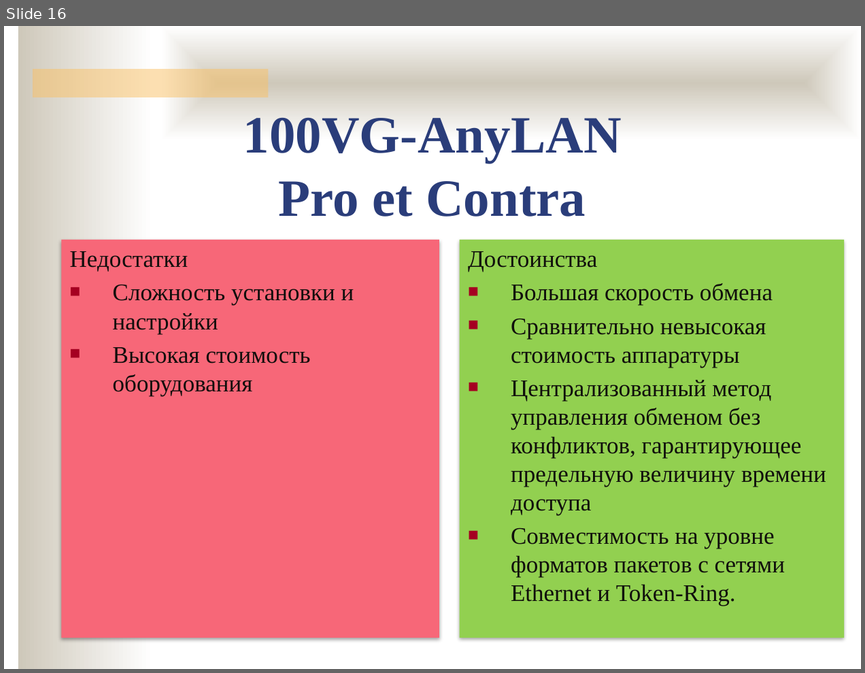
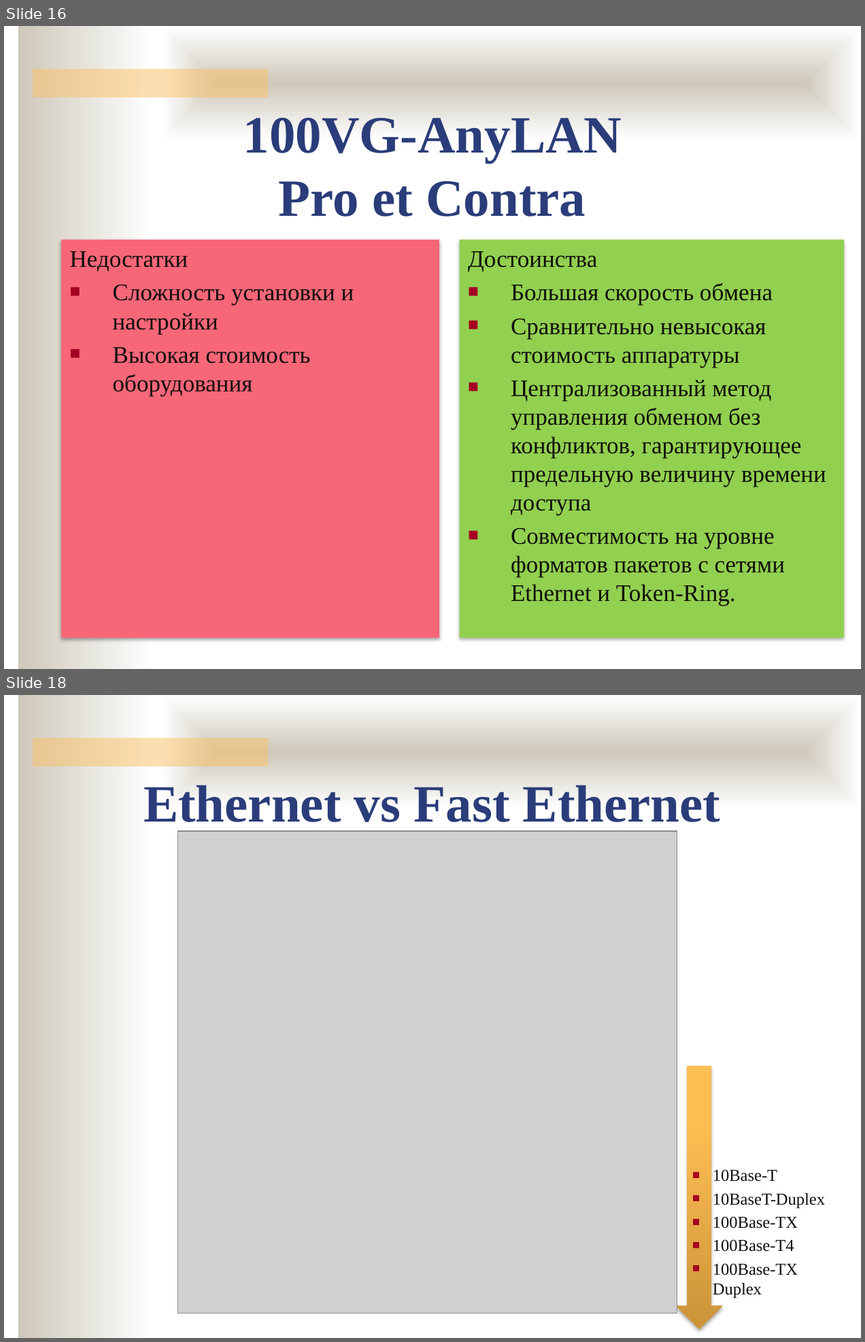
Before and after one commit to ukoloff/nets, a slide deck: 06.pptx. Shown one above the other, each under a label of ours: slide 16 before the commit, slides 16 and 18 after it; the slides between them are not shown. The pictures are 865x673 and 865x1342 pixels, drawn with LibreOffice and Linux fonts; fonts in the diff are those of the drawing; grey boxes stand for pictures; background and template pictures are left out. Boxes give left, top, right and bottom in pixels: in the first picture for what was removed or moved away, otherwise in the second. Text is boxed around its words. In the diff, an @@ line names an element or a change of style, - is before the commit and + after.

```diff
--- a/06.pptx
+++ b/06.pptx
@@ slide 18 added at (4, 695, 861, 1338), background #FFFFFF; not listed: 3 template elements that a slide beside it also shows @@
@@ text added at (143, 785, 721, 832), 44 pt, text #2A3D7A, bold @@
+Ethernet vs Fast Ethernet
@@ picture added at (178, 831, 677, 1312) @@
@@ down arrow added at (676, 1066, 723, 1329), fill gradient #CB943A to #FFBE54 to #FFBF56 @@
@@ text added at (713, 1169, 825, 1275), 14 pt, text #100E0C @@
+■ 10Base-T
+■ 10BaseT-Duplex
+■ 100Base-TX
+■ 100Base-T4
+■ 100Base-TX Duplex
```
Also in this commit, not shown: 7 other slides added.
